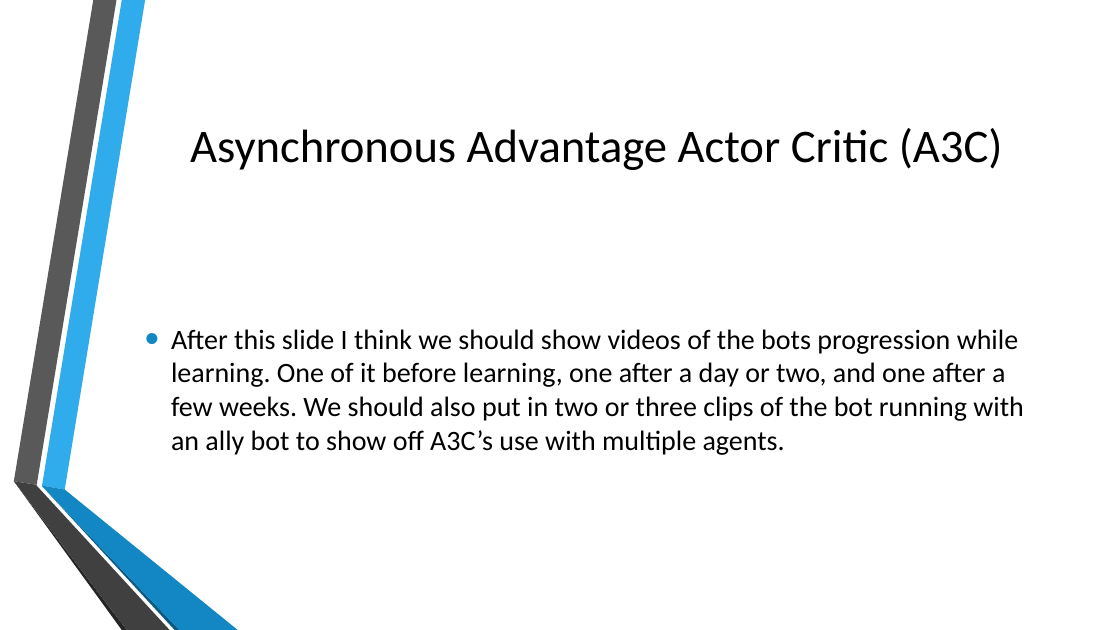
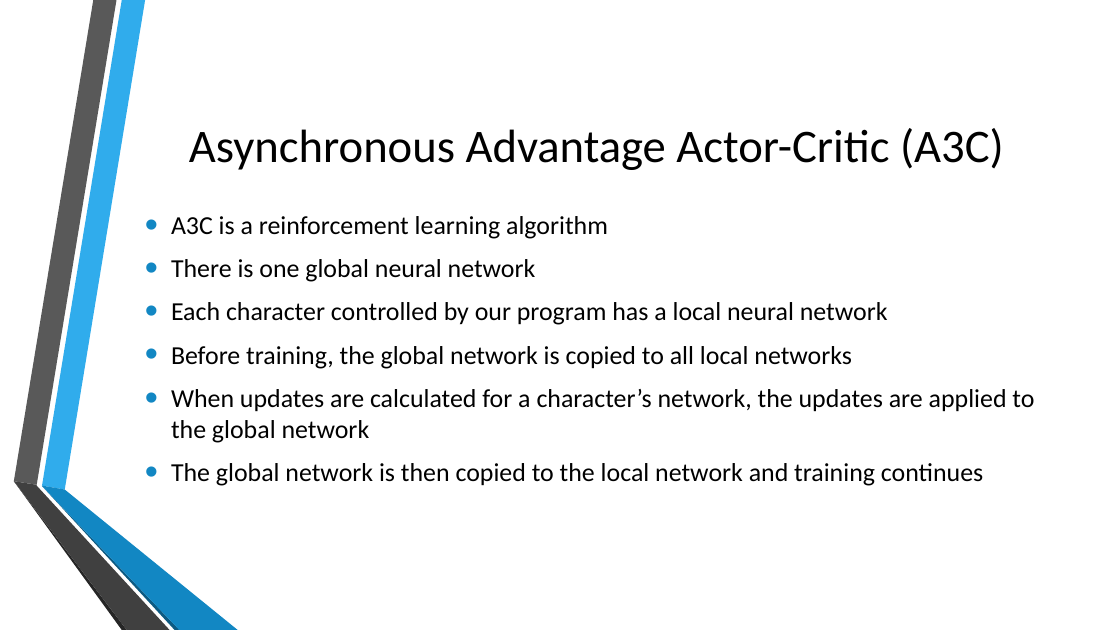
Before and after one commit to KeganMc/Super-Smash-Bros-Melee-AI, a slide deck: slide 5 of Documents/ProjectPresentation.pptx (slide 7 before the commit). Drawn at 1120x630 pixels with LibreOffice and Linux fonts; fonts in the diff are those of the drawing; background and template pictures are left out. Boxes give left, top, right and bottom in pixels: in the first picture for what was removed or moved away, otherwise in the second. Text is boxed around its words. In the diff, an @@ line names an element or a change of style, - is before the commit and + after.

```diff
--- a/Documents/ProjectPresentation.pptx
+++ b/Documents/ProjectPresentation.pptx
@@ title at bbox=[189, 128, 1004, 170]: text changed @@
-Asynchronous Advantage Actor Critic (A3C)
+Asynchronous Advantage Actor-Critic (A3C)
@@ text at bbox=[171, 259, 1034, 486]: text changed; size 24 to 22.2 pt @@
-• After this slide I think we should show videos of the bots progression while learning. One of it before learning, one after a day or two, and one after a few weeks. We should also put in two or three clips of the bot running with an ally bot to show off A3C’s use with multiple agents.
+• A3C is a reinforcement learning algorithm
+• There is one global neural network
+• Each character controlled by our program has a local neural network
+• Before training, the global network is copied to all local networks
+• When updates are calculated for a character’s network, the updates are applied to the global network
+• The global network is then copied to the local network and training continues
```
Also in this commit, not shown: 5 other slides changed, 2 slides added, 2 slides removed.
